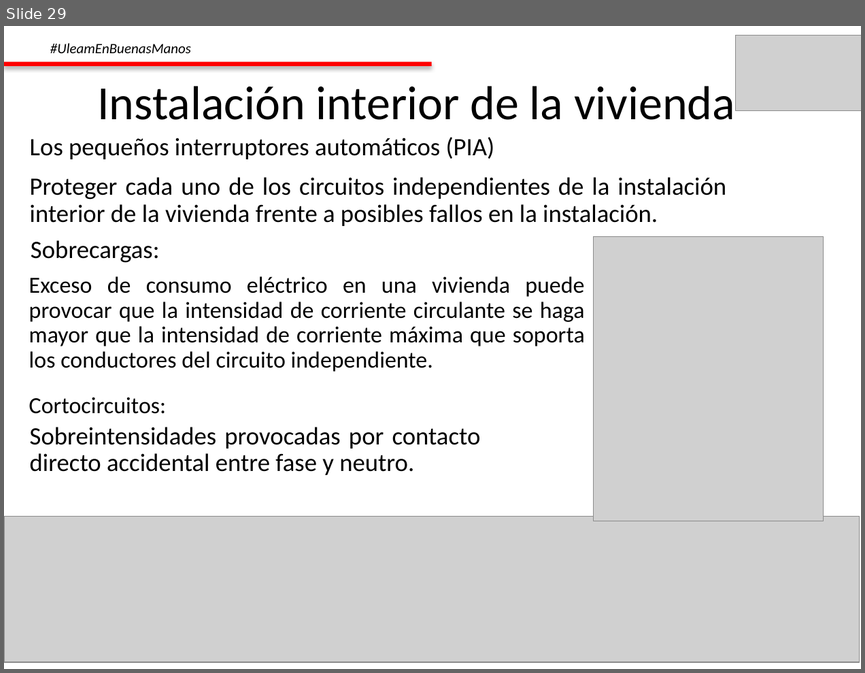
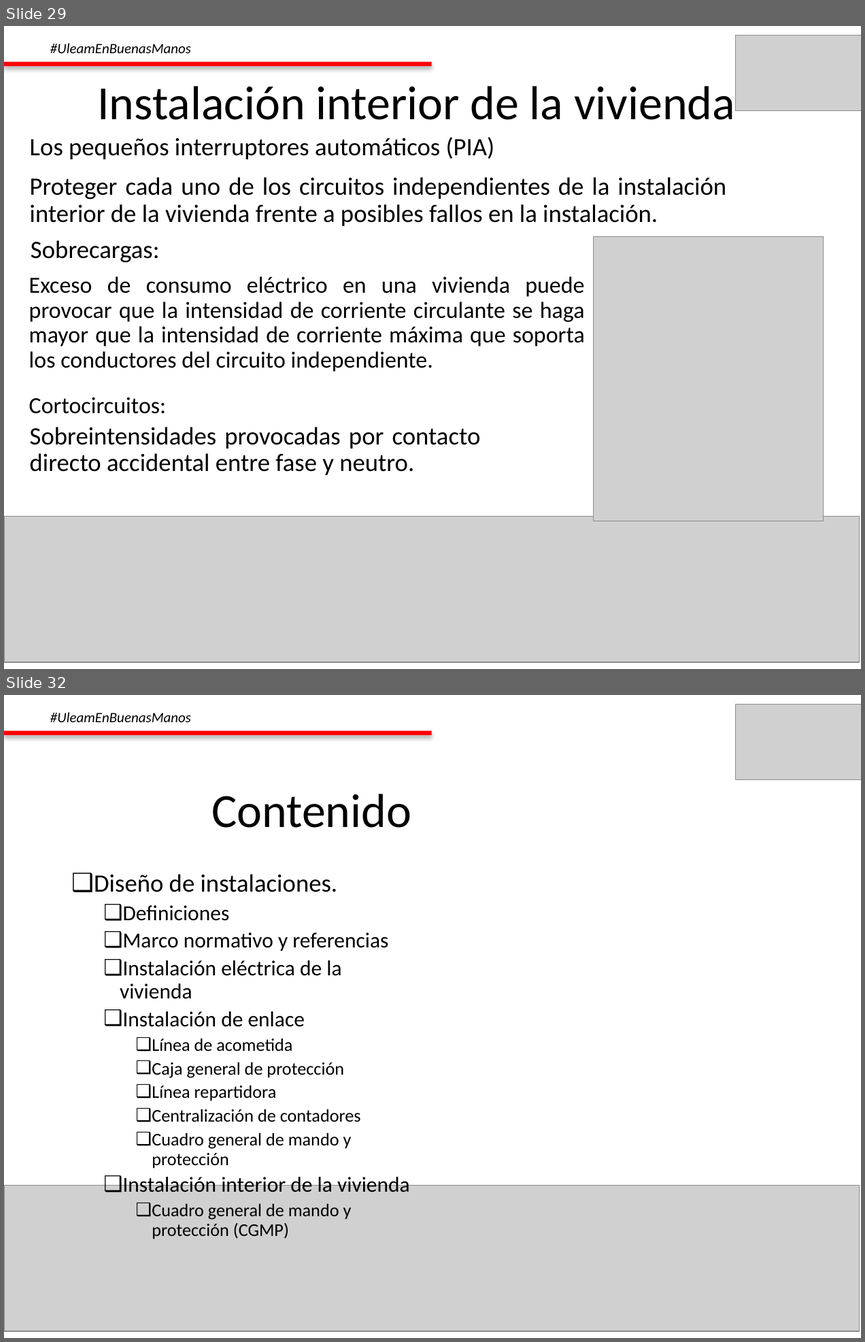
Before and after one commit to Sinchiguano/Electromechanical, a slide deck: INSTALACIONES ELECTRICAS/001_FUNDAMENTOS ELECTRICOS.pptx. Shown one above the other, each under a label of ours: slide 29 before the commit, slides 29 and 32 after it; the slides between them are not shown. The pictures are 865x673 and 865x1342 pixels, drawn with LibreOffice and Linux fonts; fonts in the diff are those of the drawing; grey boxes stand for pictures. Boxes give left, top, right and bottom in pixels: in the first picture for what was removed or moved away, otherwise in the second. Text is boxed around its words. In the diff, an @@ line names an element or a change of style, - is before the commit and + after.

Commit message:
presentation

```diff
--- a/INSTALACIONES ELECTRICAS/001_FUNDAMENTOS ELECTRICOS.pptx
+++ b/INSTALACIONES ELECTRICAS/001_FUNDAMENTOS ELECTRICOS.pptx
@@ slide 32 added at (4,695,861,1338), background #FFFFFF @@
@@ text added at (50,712,191,722), 12 pt, text #000000, italic @@
+#UleamEnBuenasManos
@@ picture added at (736,705,861,780) @@
@@ rectangle added at (4,731,432,735), fill #FF0000 @@
@@ text added at (211,794,411,828), 40 pt, text #000000 @@
+Contenido
@@ text added at (94,874,410,1239), 15 pt, text #000000 @@
+❑ Diseño de instalaciones.
+  ❑ Definiciones
+  ❑ Marco normativo y referencias
+  ❑ Instalación eléctrica de la vivienda
+  ❑ Instalación de enlace
+    ❑ Línea de acometida
+    ❑ Caja general de protección
+    ❑ Línea repartidora
+    ❑ Centralización de contadores
+    ❑ Cuadro general de mando y protección
+  ❑ Instalación interior de la vivienda
+    ❑ Cuadro general de mando y protección (CGMP)
@@ picture added at (4,1185,859,1331) @@
```
Also in this commit, not shown: 1 slide changed, 2 other slides added, 1 slide removed, 5 other files.
